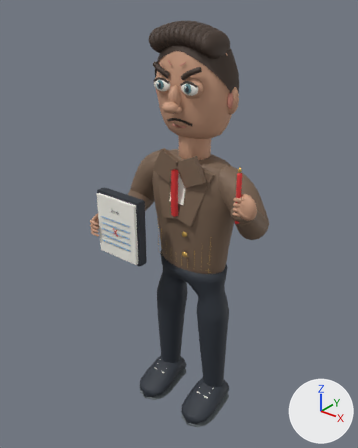
Two versions of the glTF model game/public/assets/characters/bad-teacher.glb, one commit apart.
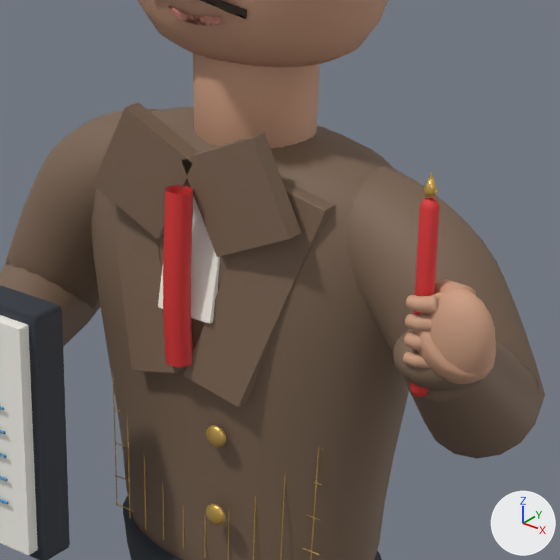
Each version appears first whole from a camera (50 mm lens) standing at (2.576, -3.444, 4.225) and looking at (-0.091, -0.11, 2.158), and next in a close-up on the part from 36% to 76% of the width and 27% to 59% of the height. The lights are fixed; the arrows at lower right show +X, +Y and +Z. The first two pictures are the older version. Where no turn or scale is listed for an object, it has been applied to the vertices. Vertices at exactly the same position are counted once.

Objects in the first close-up: 'bad-teacher / Weighted surfaces'.
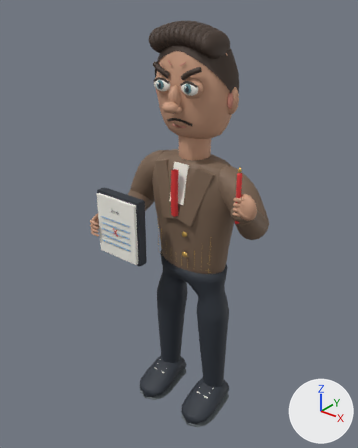
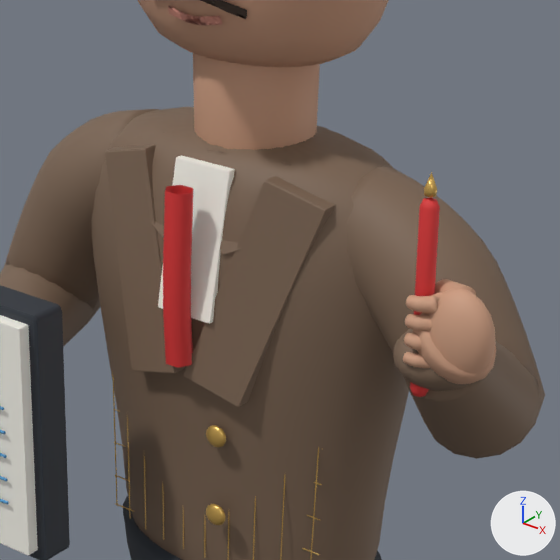
Changed parts and their boxes (x1, y1, x2, y2) in the close-ups (560 x 560 px; the box of a moved part takes in the faces that stretch with it):
part 1 of me_left_shaped_rubber_sole_005, moved or reshaped
    before: (92, 102, 301, 257)
    after: (146, 131, 290, 255)

The change, as a diff of the scene's bpy script:
```diff
--- a/game/public/assets/characters/bad-teacher.glb.py
+++ b/game/public/assets/characters/bad-teacher.glb.py
@@ me_left_shaped_rubber_sole_005 @@
 me_left_shaped_rubber_sole_005.from_pydata(...)  # 15100 vertices, 29392 faces; spans x -0.93..0.87, y -0.59..0.3, z 0.07..3.96
 # used by ob_bad_teacher___weighted_surfaces; location = (0.0, 0.0, 0.0)
+# me_left_shaped_rubber_sole_005 part 1: 112 of 15100 vertices moved; they spanned x -0.29..0.29, y -0.25..-0.21, z 2.61..2.91 and now span x -0.29..0.29, y -0.23..-0.11, z 2.61..2.82; mean shift (0.0, 0.06, -0.02); largest move (-0.18, -0.25, 2.91) -> (-0.18, -0.12, 2.82)
 me_left_shaped_rubber_sole_005.materials.append(mat_rubber_soles)
```
